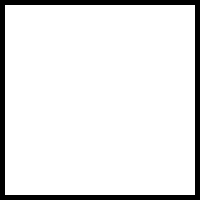
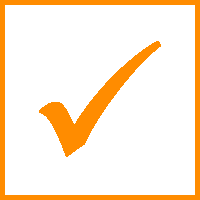
Revision of a layered 200×200 image; what changed, layer by layer:
showed "ü", painted on it over [39, 41, 161, 157]
painted on "Background copy 2" over [0, 0, 200, 200]
